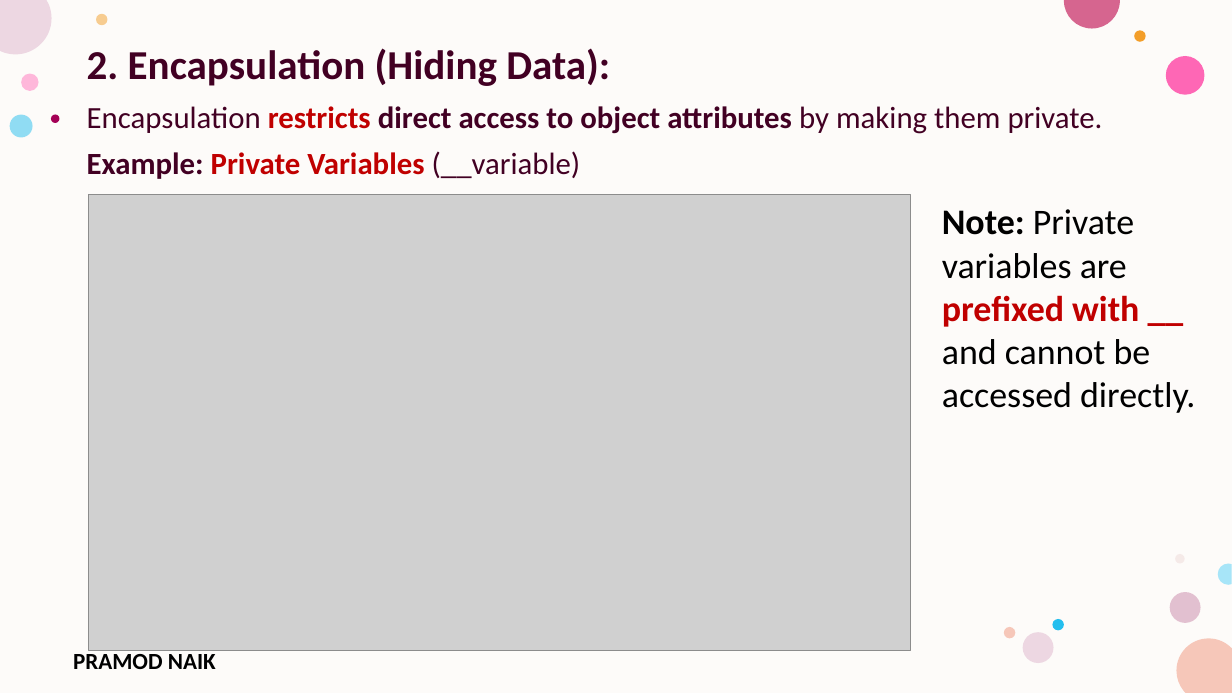
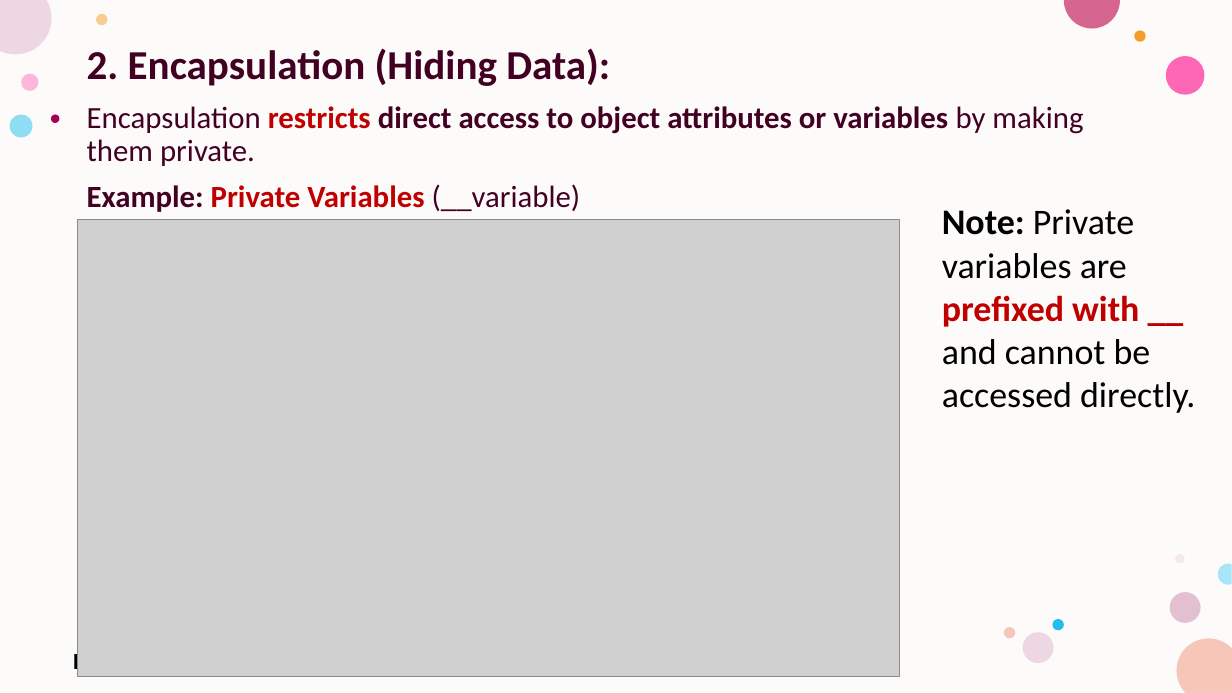
Before and after one commit to PRAMODNAIK-DEV/Backend-Dev-using-Python-FastAPI, a slide deck: slide 15 of Python Fundamentals/Collections and Classes.pptx. Drawn at 1232x693 pixels with LibreOffice and Linux fonts; fonts in the diff are those of the drawing; grey boxes stand for pictures; background and template pictures are left out. Boxes give left, top, right and bottom in pixels: in the first picture for what was removed or moved away, otherwise in the second. Text is boxed around its words. In the diff, an @@ line names an element or a change of style, - is before the commit and + after.

```diff
--- a/Python Fundamentals/Collections and Classes.pptx
+++ b/Python Fundamentals/Collections and Classes.pptx
@@ text at (x1=87, y1=106, x2=1083, y2=166): text changed @@
-Encapsulation restricts direct access to object attributes by making them private.
+Encapsulation restricts direct access to object attributes or variables by making them private.
@@ picture moved from (x1=89, y1=194, x2=911, y2=651) to (x1=78, y1=220, x2=900, y2=677) @@
```
Also in this commit, not shown: 12 other slides changed, 10 slides added, 3 other files.
